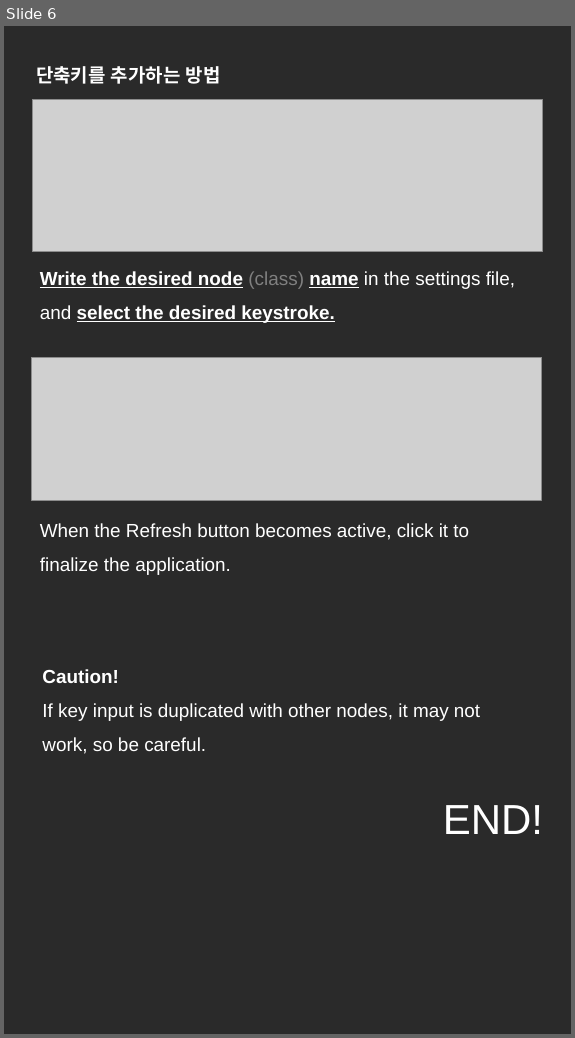
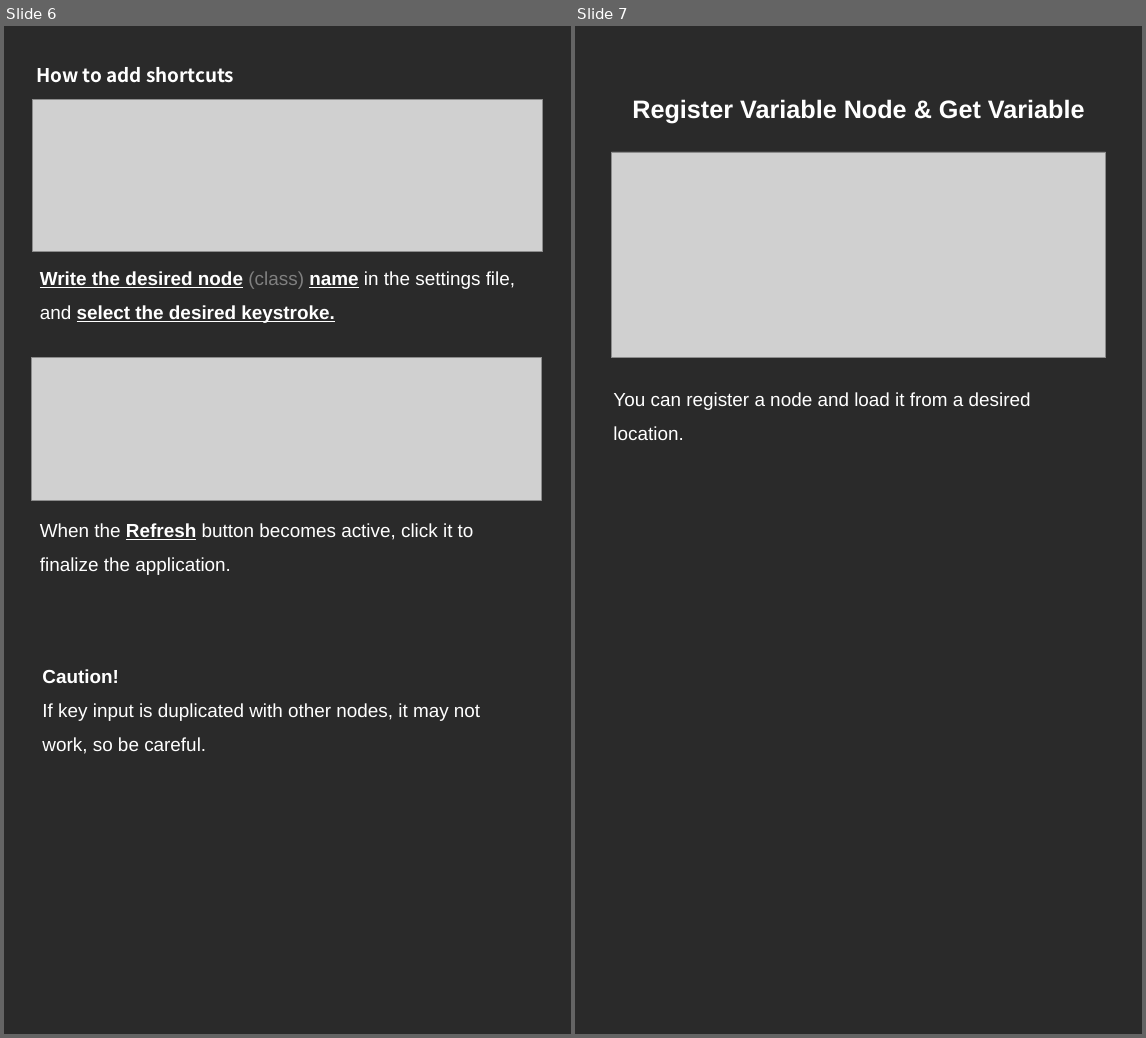
Before and after one commit to NK-Studio/ShaderGraphHotKey, a slide deck: Document EN.pptx. Shown side by side, each under a label of ours: slide 6 before the commit, slides 6 and 7 after it. The pictures are 575x1038 and 1146x1038 pixels, drawn with LibreOffice and Linux fonts; fonts in the diff are those of the drawing; grey boxes stand for pictures. Boxes give left, top, right and bottom in pixels: in the first picture for what was removed or moved away, otherwise in the second. Text is boxed around its words. In the diff, an @@ line names an element or a change of style, - is before the commit and + after.

```diff
--- a/Document EN.pptx
+++ b/Document EN.pptx
@@ slide 7 added at bbox=[575, 26, 1142, 1034], background #FFFFFF; not listed: 1 template element that a slide beside it also shows @@
@@ text added at bbox=[632, 99, 1085, 124], 24 pt, text #FFFFFF, bold @@
+Register Variable Node & Get Variable
@@ picture added at bbox=[611, 152, 1106, 358] @@
@@ text added at bbox=[613, 392, 1031, 440], 18 pt, text #FFFFFF @@
+You can register a node and load it from a desired location.
@@ slide 6 changed as well @@
@@ text at bbox=[36, 67, 234, 83]: text changed @@
-단축키를 추가하는 방법
+How to add shortcuts
@@ text "When the Refresh button becomes ..." at bbox=[40, 523, 474, 575]: bold on, underline on in "Refresh" @@
@@ text removed at bbox=[443, 805, 543, 834] @@
-END!
```
Also in this commit, not shown: 3 other slides changed, 3 other slides added, 2 other files.
